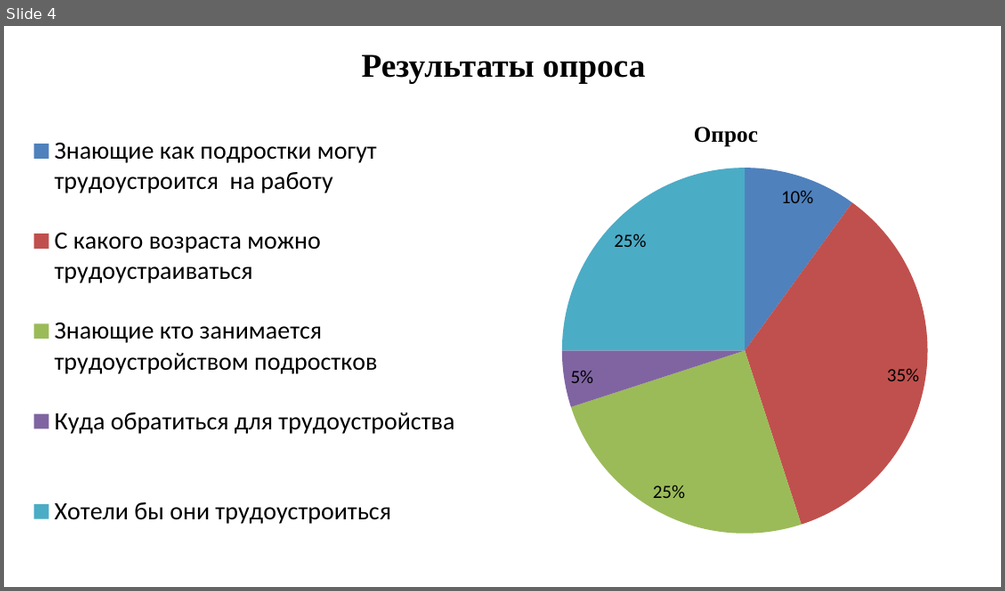
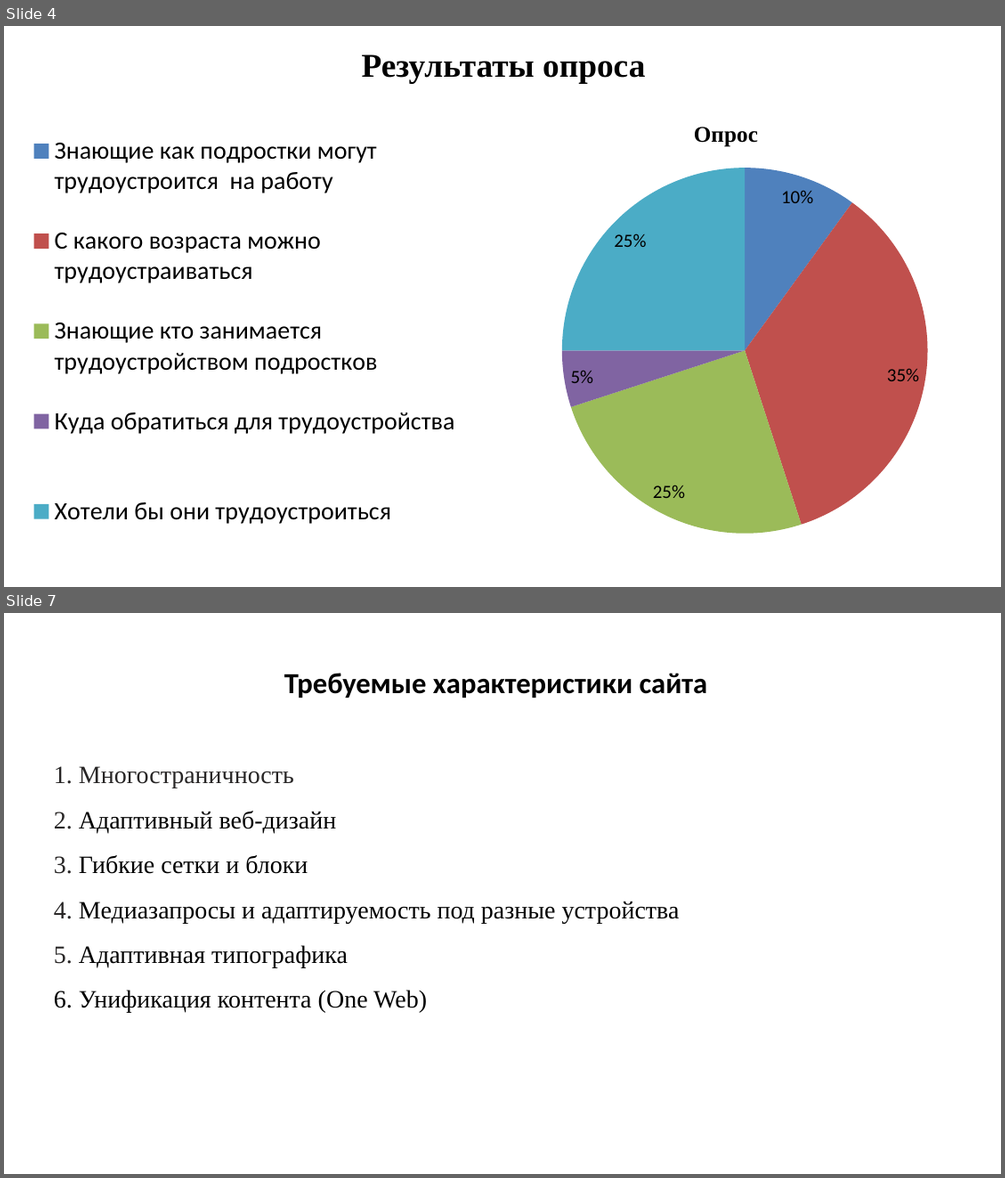
Before and after one commit to lolornok31/Proect, a slide deck: презнтация с текстом/Suknevich_prezentatsia.pptx. Shown one above the other, each under a label of ours: slide 4 before the commit, slides 4 and 7 after it; the slides between them are not shown. The pictures are 1005x591 and 1005x1178 pixels, drawn with LibreOffice and Linux fonts; fonts in the diff are those of the drawing. Boxes give left, top, right and bottom in pixels: in the first picture for what was removed or moved away, otherwise in the second. Text is boxed around its words. In the diff, an @@ line names an element or a change of style, - is before the commit and + after.

```diff
--- a/презнтация с текстом/Suknevich_prezentatsia.pptx
+++ b/презнтация с текстом/Suknevich_prezentatsia.pptx
@@ slide 7 added at [4,613,1001,1174], background #FFFFFF @@
@@ title added at [284,673,708,698], 28 pt, text #000000, bold @@
+Требуемые характеристики сайта
@@ text added at [54,766,680,1013], 24 pt, text #000000 @@
+1. Многостраничность
+2. Адаптивный веб-дизайн
+3. Гибкие сетки и блоки
+4. Медиазапросы и адаптируемость под разные устройства
+5. Адаптивная типографика
+6. Унификация контента (One Web)
```
Also in this commit, not shown: 8 slides changed, 1 other slide added, 2 slides removed, 1 other file.
